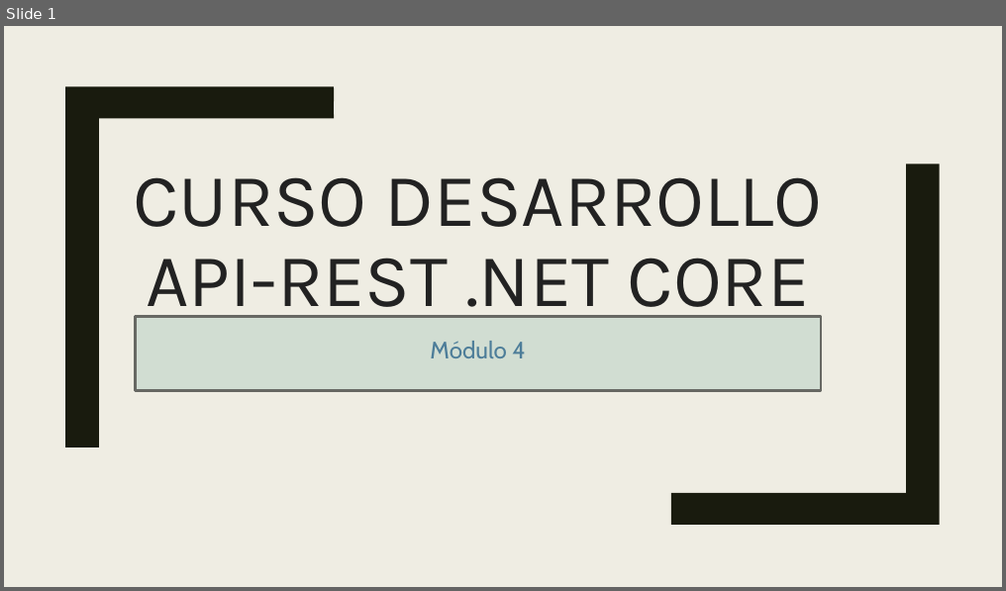
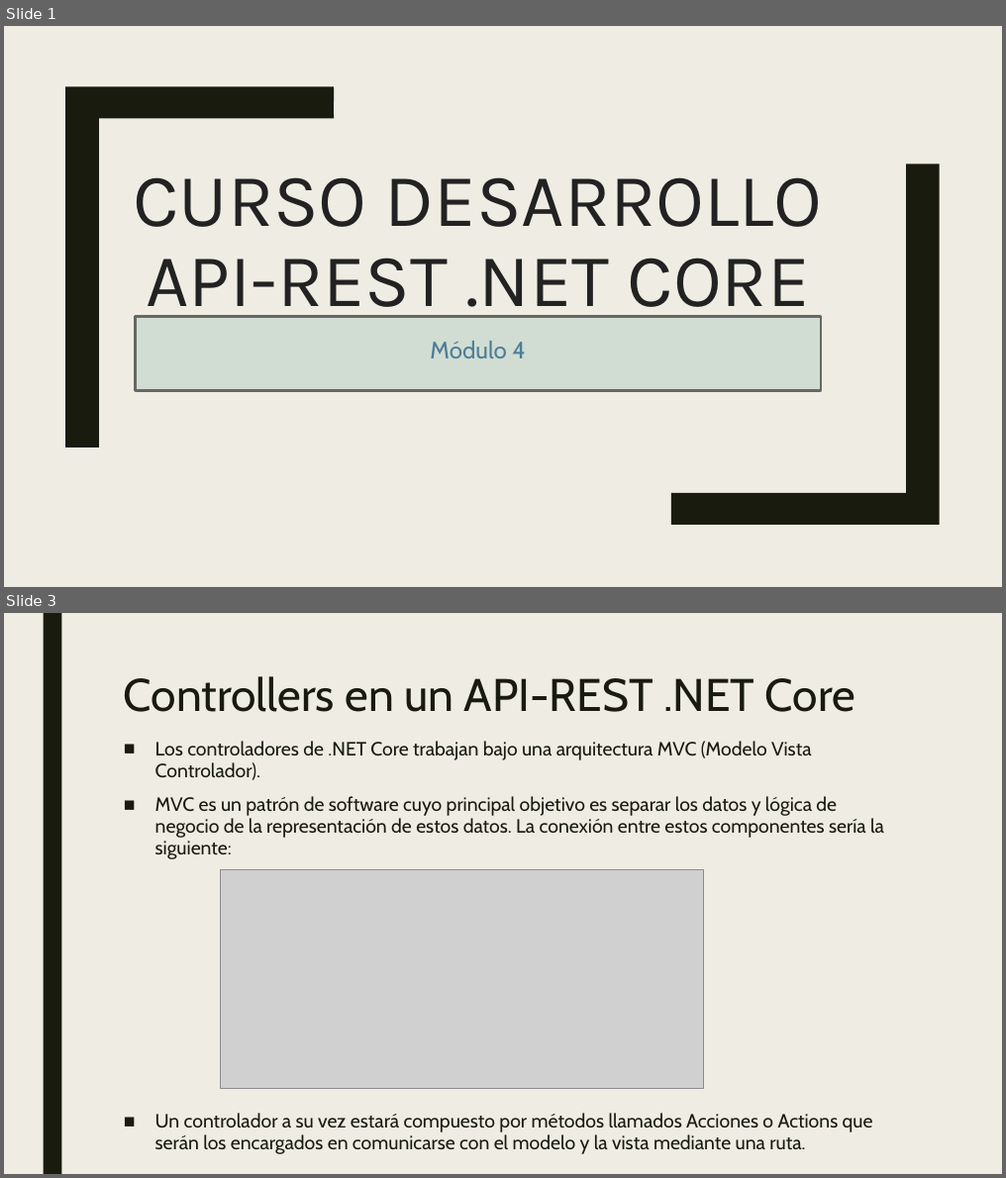
Before and after one commit to dadjh85/Demo4-Curso-.NetCore3.1, a slide deck: doc/Demo4- Curso .NET Core.pptx. Shown one above the other, each under a label of ours: slide 1 before the commit, slides 1 and 3 after it; the slides between them are not shown. The pictures are 1006x591 and 1006x1178 pixels, drawn with LibreOffice and Linux fonts; fonts in the diff are those of the drawing; grey boxes stand for pictures. Boxes give left, top, right and bottom in pixels: in the first picture for what was removed or moved away, otherwise in the second. Text is boxed around its words. In the diff, an @@ line names an element or a change of style, - is before the commit and + after.

Commit message:
* Adding Routing .NET Core

```diff
--- a/doc/Demo4- Curso .NET Core.pptx
+++ b/doc/Demo4- Curso .NET Core.pptx
@@ slide 3 added at (x1=4, y1=613, x2=1002, y2=1174), background #EFEDE3 @@
@@ rectangle added at (x1=43, y1=613, x2=61, y2=1174), fill #191B0E @@
@@ title added at (x1=124, y1=676, x2=855, y2=712), 44 pt, text #191B0E @@
+Controllers en un API-REST .NET Core
@@ text added at (x1=155, y1=741, x2=884, y2=1155), 18.5 pt, text #191B0E @@
+■ Los controladores de .NET Core trabajan bajo una arquitectura MVC (Modelo Vista Controlador).
+■ MVC es un patrón de software cuyo principal objetivo es separar los datos y lógica de negocio de la representación de estos datos. La conexión entre estos componentes sería la siguiente:
+■ Un controlador a su vez estará compuesto por métodos llamados Acciones o Actions que serán los encargados en comunicarse con el modelo y la vista mediante una ruta.
@@ picture added at (x1=221, y1=869, x2=703, y2=1089) @@
```
Also in this commit, not shown: 1 slide changed, 5 other slides added, 5 other files.
